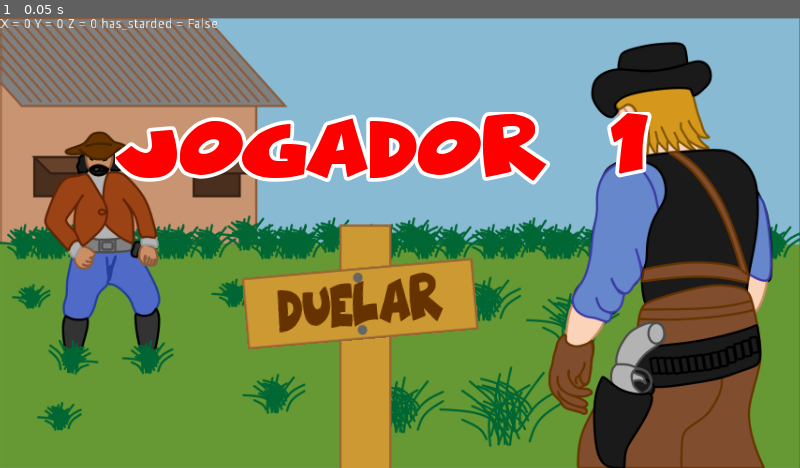
Above: before the commit, frame 1.
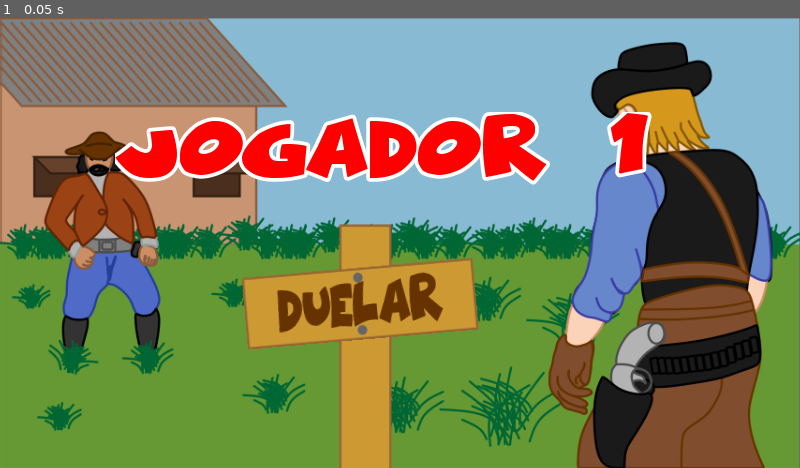
Above: after the commit, the same moment.

Repository: carlospazuzu/ProjetoFinalTEP
Game: Godot game, scene res://scenes/duelo/DueloScreen.tscn
The game is run twice, just before and just after one commit, with the same random seed, the same clock (stepped at 60 frames per second) and the same inputs. This scene is started directly instead of the project's main scene.
Inputs:
- Up to frame 1 (0.05 s): no input

The runs differ from the first frame. In frame 1, 0.2% of the frame differs, in the area x 0-28%, y 0-3%.

Commit message:
Sistema de novo recorde, atualização de audio e mensagens

Diff:
--- a/save/Data.gd
+++ b/save/Data.gd
@@ -1,8 +1,12 @@
 extends Node
 
 const FILE_NAME = "user://save-data.json"
-
-var records = []
+var record = {
+			"pontos": 0,
+			"precisao": 0,
+			"reacao": 0.0,
+		}
+var records = [record,record,record,record,record]
 
 func save():
 	var file = File.new()
--- a/scenes/duelo/DueloScreen.gd
+++ b/scenes/duelo/DueloScreen.gd
@@ -16,6 +16,8 @@
 
 var score_p1 = 0
 var score_p2 = 0
+
+var previous_final_score: int = 0
 
 var sfx1 = preload('res://resources/audio/load1.wav')
 var sfx2 = preload('res://resources/audio/load2.wav')
@@ -55,9 +57,9 @@
 			is_allowed_to_shoot = false
 
 
-	var acc = Input.get_accelerometer()
-	var started = str(has_started)
-	$AccelerometerHelper.text = 'X = ' + str(acc.x) + ' Y = ' + str(acc.y) + ' Z = ' + str(acc.z) + ' has_starded = ' + started
+	#var acc = Input.get_accelerometer()
+	#var started = str(has_started)
+	#$AccelerometerHelper.text = 'X = ' + str(acc.x) + ' Y = ' + str(acc.y) + ' Z = ' + str(acc.z) + ' has_starded = ' + started
 
 func _on_DuelarTouchButton_pressed():
 	has_started = true
@@ -142,6 +144,7 @@
 			$ScoreTextPlayer1.text = _getProperSpaces(final_score) + str(int(final_score)) + ' PTS'
 			$ReactionTimeTextP1.text = 'REACAO: ' + str(time_elapsed) + ' s'
 			$PrecisionTextP1.text = 'PRECISAO: ' + str(int((200 - (abs(x) * 100)) / 2)) + '%'
+			previous_final_score = Data.records[0].pontos
 			_save_record_to_file(int(final_score), x)
 		else:
 			score_p2 = int(final_score)
@@ -151,12 +154,17 @@
 
 		$ShotSFX.stream = sfx3
 		$ShotSFX.play()
-		show_final_score_itens()
-
-func show_final_score_itens():
+		show_final_score_itens(previous_final_score)
+
+func show_final_score_itens(p_f_s):
 	$Bangg.visible = true
 	$ShootTouchButton.visible = false
 	$NextPlayerButton.visible = true
+
+	if is_player_one:
+		#$AccelerometerHelper.text = "Antigo: " + str(p_f_s) + " - Novo: " + str(Data.records[0].pontos)
+		if int(Data.records[0].pontos) > p_f_s and p_f_s != 0:
+			$NewRecord.visible = true
 
 func _on_NextPlayerButton_pressed():
 	$Bangg.visible = false
@@ -170,6 +178,7 @@
 		$ShootTouchButton.visible = true
 		$CountDownImage.visible = true
 		$CountDownImage.texture = null
+		$NewRecord.visible = false
 		is_in_right_position = false
 		is_allowed_to_aim = false
 		is_allowed_to_shoot = false
--- a/scenes/duelo/DueloScreen.tscn
+++ b/scenes/duelo/DueloScreen.tscn
@@ -21,6 +21,7 @@
 [ext_resource path="res://resources/buttons/next_player_button.png" type="Texture" id=19]
 [ext_resource path="res://resources/buttons/ScoreDuelo.png" type="Texture" id=20]
 [ext_resource path="res://theme/new_theme_2.tres" type="Theme" id=21]
+[ext_resource path="res://resources/others/NovoRecorde.png" type="Texture" id=22]
 
 [sub_resource type="DynamicFont" id=1]
 size = 40
@@ -247,6 +248,12 @@
 __meta__ = {
 "_edit_use_anchors_": false
 }
+
+[node name="NewRecord" type="Sprite" parent="."]
+visible = false
+position = Vector2( 155.5, 372 )
+scale = Vector2( 1.15058, 1.1236 )
+texture = ExtResource( 22 )
 [connection signal="pressed" from="ShootTouchButton" to="." method="_on_ShootTouchButton_pressed"]
 [connection signal="pressed" from="DuelarTouchButton" to="." method="_on_DuelarTouchButton_pressed"]
 [connection signal="timeout" from="CountdownTimer" to="." method="_on_CountdownTimer_timeout"]
--- a/scenes/tests/Tests.tscn
+++ b/scenes/tests/Tests.tscn
@@ -8,7 +8,6 @@
 [ext_resource path="res://resources/buttons/BG_Button_Pressed_01.png" type="Texture" id=6]
 [ext_resource path="res://resources/buttons/BG_Button_Pressed_03.png" type="Texture" id=7]
 [ext_resource path="res://resources/buttons/BG_Button_Pressed_02.png" type="Texture" id=8]
-[ext_resource path="res://theme/new_theme.tres" type="Theme" id=9]
 
 [node name="Tests" type="Node2D"]
 script = ExtResource( 2 )
@@ -34,23 +33,6 @@
 rotation = -0.0872665
 normal = ExtResource( 3 )
 pressed = ExtResource( 7 )
-
-[node name="Text" type="RichTextLabel" parent="."]
-margin_left = 39.0
-margin_top = 17.0
-margin_right = 651.0
-margin_bottom = 470.0
-theme = ExtResource( 9 )
-__meta__ = {
-"_edit_use_anchors_": false
-}
-
-[node name="ViewportContainer" type="ViewportContainer" parent="."]
-margin_right = 40.0
-margin_bottom = 40.0
-__meta__ = {
-"_edit_use_anchors_": false
-}
 [connection signal="pressed" from="TreinoButton" to="." method="_on_TreinoButton_pressed"]
 [connection signal="pressed" from="DueloButton" to="." method="_on_DueloButton_pressed"]
 [connection signal="pressed" from="MeusDisparosButton" to="." method="_on_MeusDisparosButton_pressed"]
--- a/scenes/treino/TreinoScreen.tscn
+++ b/scenes/treino/TreinoScreen.tscn
@@ -58,6 +58,7 @@
 texture = ExtResource( 6 )
 
 [node name="AccelerometerHelper" type="RichTextLabel" parent="."]
+visible = false
 margin_left = 36.0
 margin_top = 11.0
 margin_right = 445.0
@@ -72,6 +73,7 @@
 [node name="SoundFX" type="AudioStreamPlayer2D" parent="."]
 
 [node name="has_started_Text" type="RichTextLabel" parent="."]
+visible = false
 margin_left = 669.0
 margin_top = 4.0
 margin_right = 848.0
Binary file changed: icon.png
Binary file changed: resources/bgs/title_screen.jpeg
Binary file changed: resources/buttons/Bangg.png
Binary file added: resources/others/NovoRecorde.png
Not shown, added: resources/others/NovoRecorde.png.import
Not shown: 1 places in scenes/duelo/DueloScreen.tscn that only renumber resources
Not shown: 1 places in scenes/tests/Tests.tscn that only renumber resources
Not shown, changed: debug/BANGG!.apk
Not shown, changed: resources/audio/countdown_finished.wav
